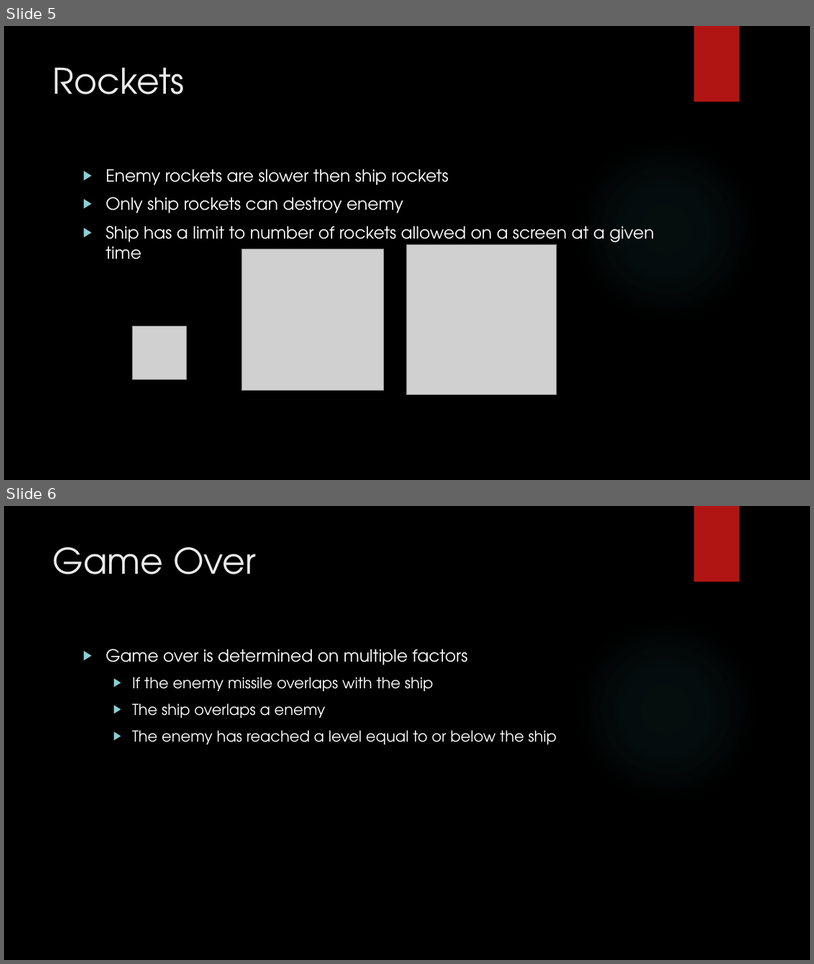
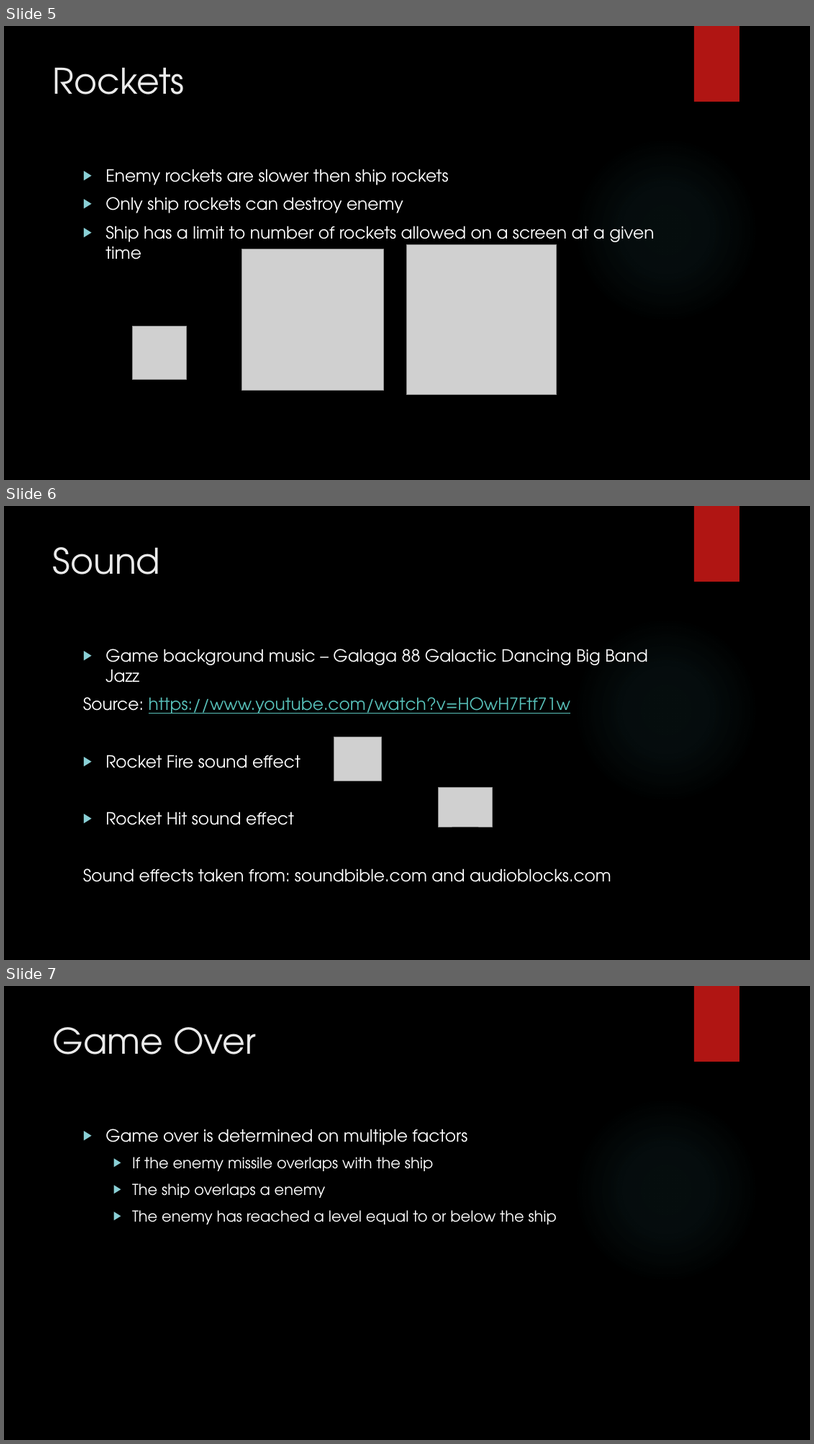
Before and after one commit to roehlerw/CSE471Project3, a slide deck: Presentation/CSE 471 Project 3.pptx. Shown one above the other, each under a label of ours: slides 5 and 6 before the commit, slides 5, 6 and 7 after it. The pictures are 814x964 and 814x1444 pixels, drawn with LibreOffice and Linux fonts; fonts in the diff are those of the drawing; grey boxes stand for pictures; background and template pictures are left out. Boxes give left, top, right and bottom in pixels: in the first picture for what was removed or moved away, otherwise in the second. Text is boxed around its words. In the diff, an @@ line names an element or a change of style, - is before the commit and + after.

```diff
--- a/Presentation/CSE 471 Project 3.pptx
+++ b/Presentation/CSE 471 Project 3.pptx
@@ slide 6 added at (4,506,810,960), background picture (left out); not listed: 2 template elements that a slide beside it also shows @@
@@ title added at (53,547,161,574), 42 pt, text #EBEBEB @@
+Sound
@@ text added at (83,649,648,882), 20 pt, text #FFFFFF @@
+▶ Game background music – Galaga 88 Galactic Dancing Big Band Jazz
+Source: https://www.youtube.com/watch?v=HOwH7Ftf71w
+▶ Rocket Fire sound effect
+▶ Rocket Hit sound effect
+Sound effects taken from: soundbible.com and audioblocks.com
@@ picture added at (334,737,381,780) @@
@@ picture added at (439,788,492,826) @@
@@ what was slide 6 is now slide 7 @@
```
Also in this commit, not shown: 1 other file.
